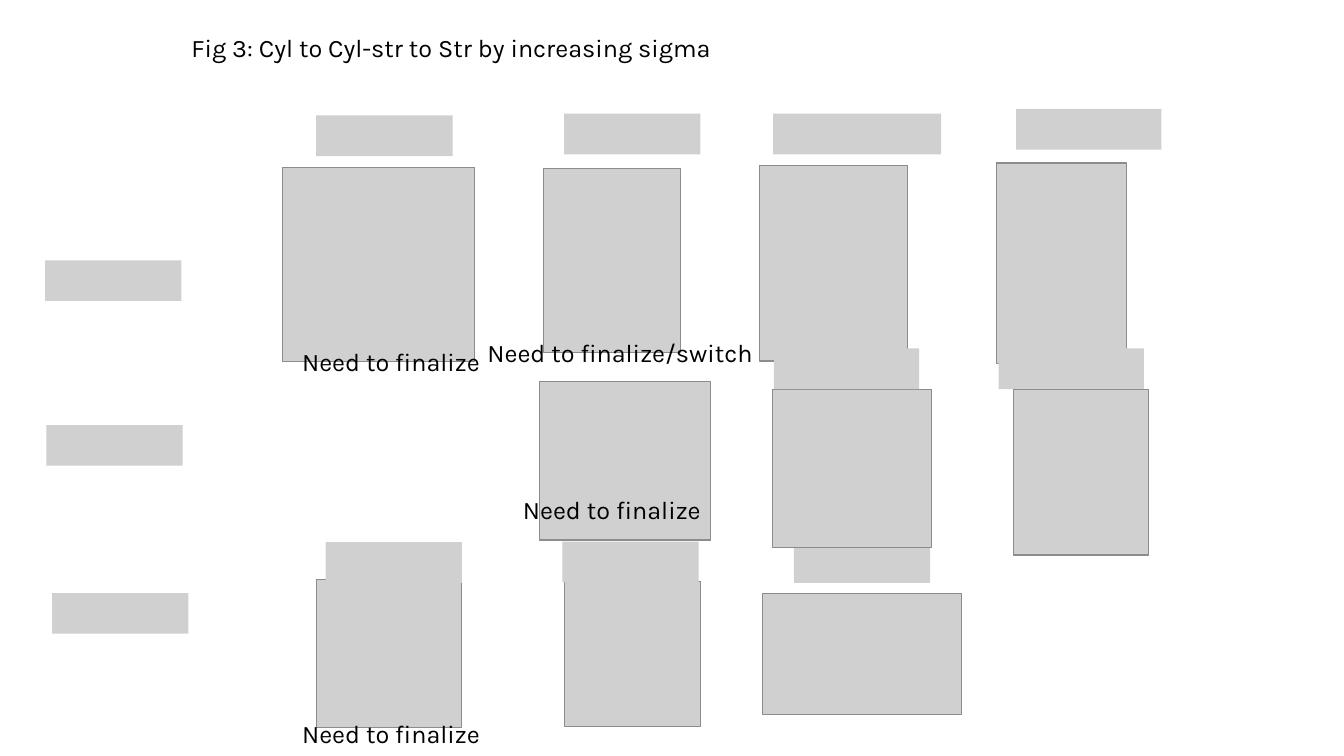
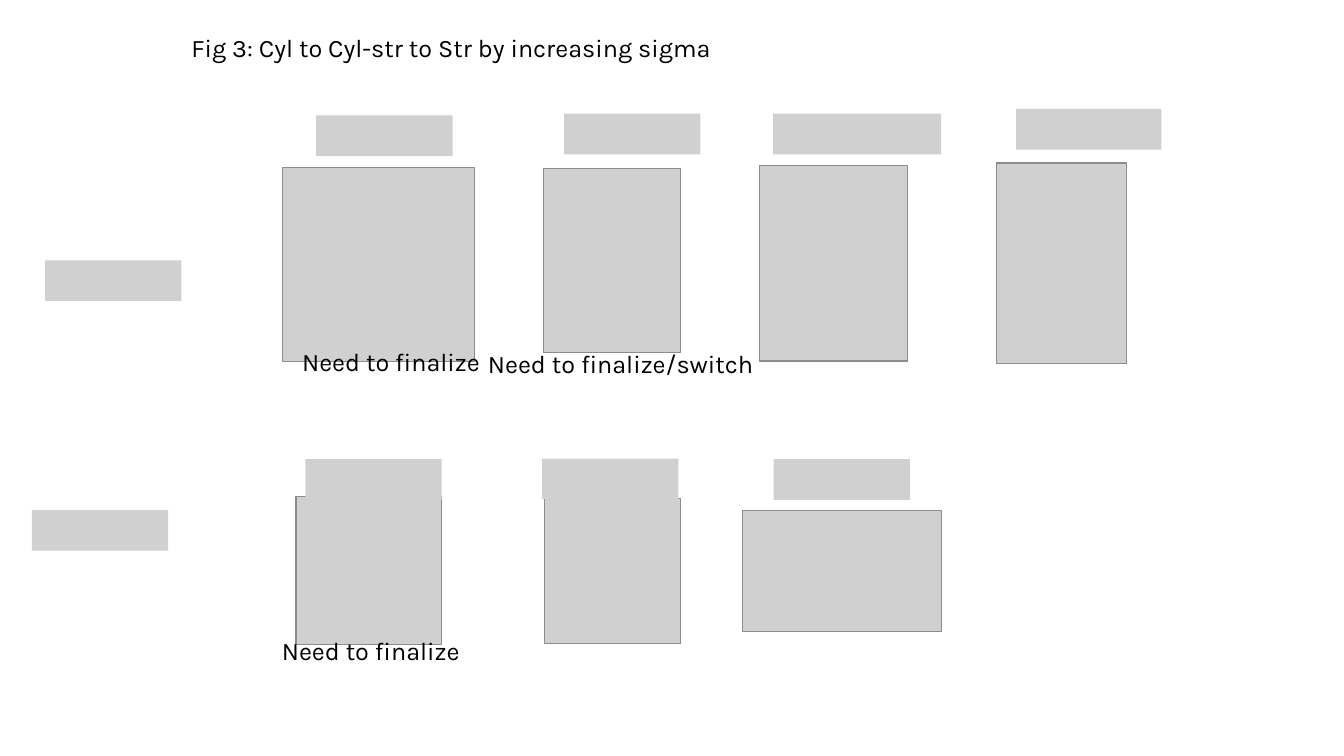
Before and after one commit to tyokokur/presentations, a slide deck: slide 3 of SYSG3_paper.pptx. Drawn at 1344x756 pixels with LibreOffice and Linux fonts; fonts in the diff are those of the drawing; grey boxes stand for pictures. Boxes give left, top, right and bottom in pixels: in the first picture for what was removed or moved away, otherwise in the second. Text is boxed around its words. In the diff, an @@ line names an element or a change of style, - is before the commit and + after.

Commit message:
autocommit

```diff
--- a/SYSG3_paper.pptx
+++ b/SYSG3_paper.pptx
@@ text "Need to finalize/switch" rewrapped from (x1=487, y1=340, x2=753, y2=369) to (x1=488, y1=351, x2=753, y2=375) @@
@@ picture removed at (x1=774, y1=349, x2=920, y2=389) @@
@@ picture removed at (x1=999, y1=349, x2=1144, y2=389) @@
@@ picture removed at (x1=539, y1=381, x2=711, y2=540) @@
@@ picture removed at (x1=773, y1=389, x2=933, y2=548) @@
@@ picture removed at (x1=1014, y1=389, x2=1149, y2=556) @@
@@ picture removed at (x1=46, y1=425, x2=182, y2=466) @@
@@ picture added at (x1=306, y1=460, x2=442, y2=500) @@
@@ picture added at (x1=542, y1=459, x2=679, y2=499) @@
@@ picture added at (x1=773, y1=460, x2=909, y2=500) @@
@@ text removed at (x1=523, y1=497, x2=701, y2=526) @@
-Need to finalize
@@ picture added at (x1=32, y1=510, x2=168, y2=551) @@
@@ picture removed at (x1=326, y1=542, x2=462, y2=583) @@
@@ picture removed at (x1=563, y1=541, x2=699, y2=582) @@
@@ picture removed at (x1=795, y1=542, x2=931, y2=583) @@
@@ picture removed at (x1=52, y1=593, x2=189, y2=633) @@
@@ 3 pictures, 1 text moved together from (x1=302, y1=580, x2=962, y2=744) to (x1=282, y1=497, x2=941, y2=661) @@
```
